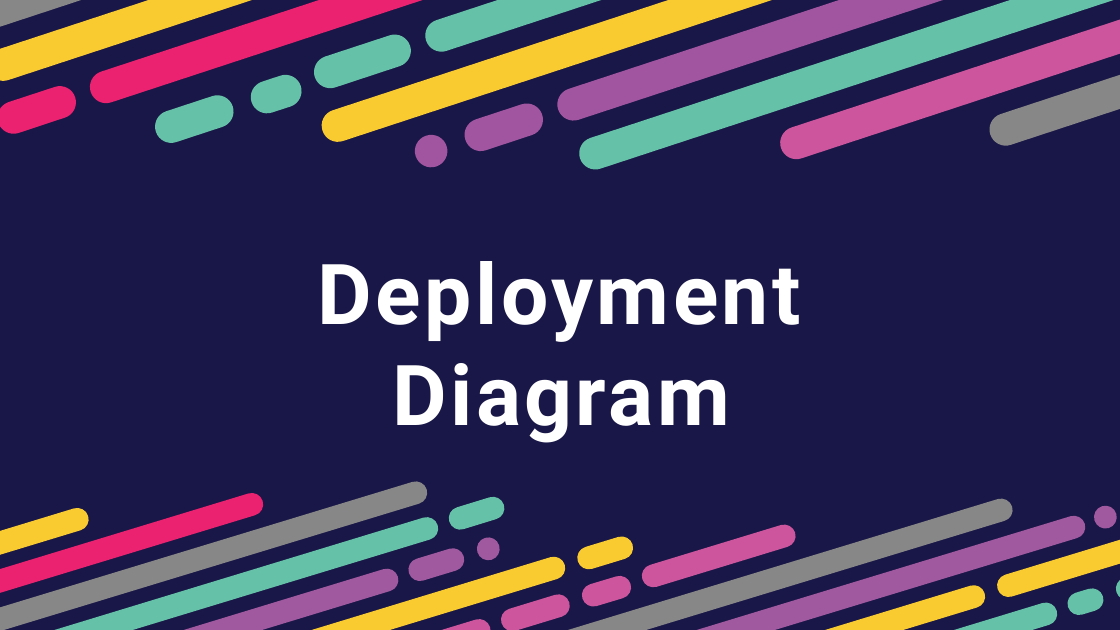
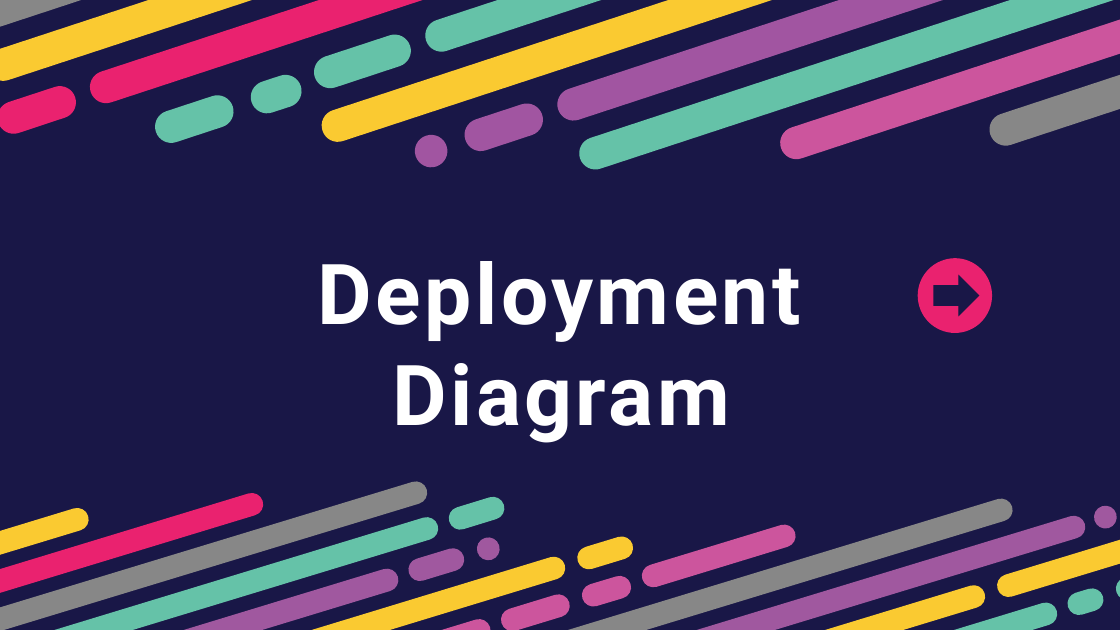
Before and after one commit to viveksoni100/finalyear_presentation, a slide deck: slide 14 of Daas.pptx. Drawn at 1120x630 pixels with LibreOffice and Linux fonts; fonts in the diff are those of the drawing. Boxes give left, top, right and bottom in pixels: in the first picture for what was removed or moved away, otherwise in the second. Text is boxed around its words. In the diff, an @@ line names an element or a change of style, - is before the commit and + after.

Commit message:
link arrow is added...

```diff
--- a/Daas.pptx
+++ b/Daas.pptx
@@ freeform shape added at (906, 246, 1004, 345), fill #EA226F @@
@@ right arrow added at (934, 276, 979, 316), fill #191747, outline #191747 1 pt @@
```
Also in this commit, not shown: 4 other slides changed.
